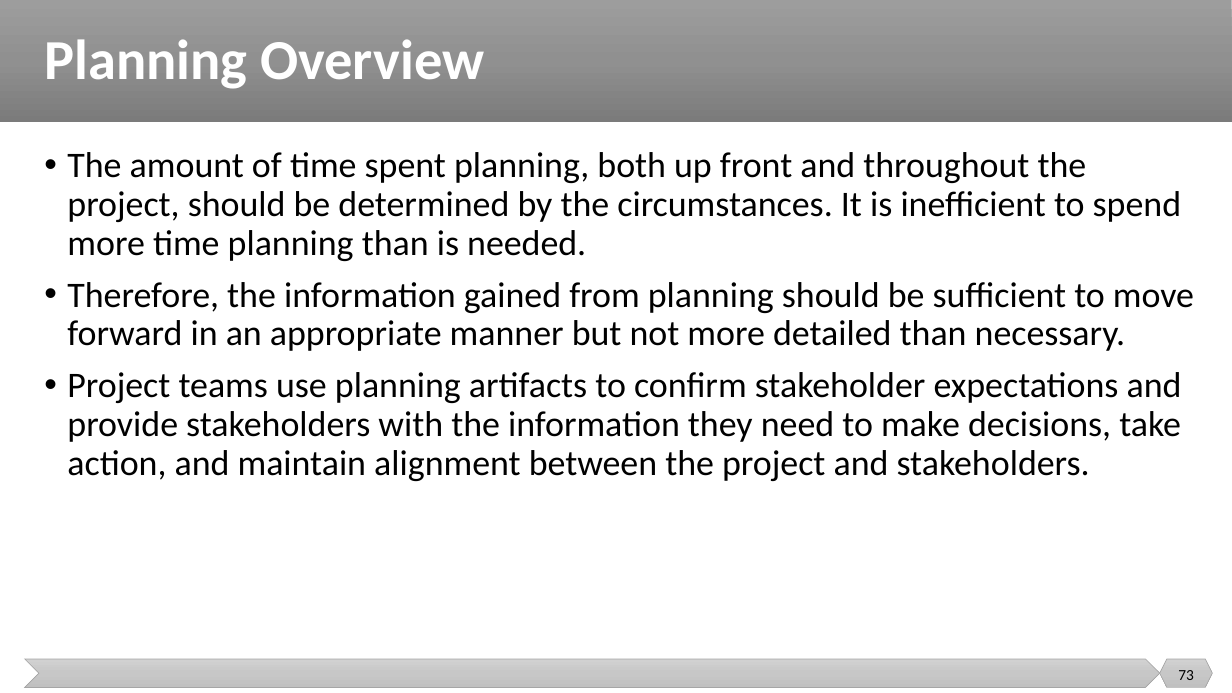
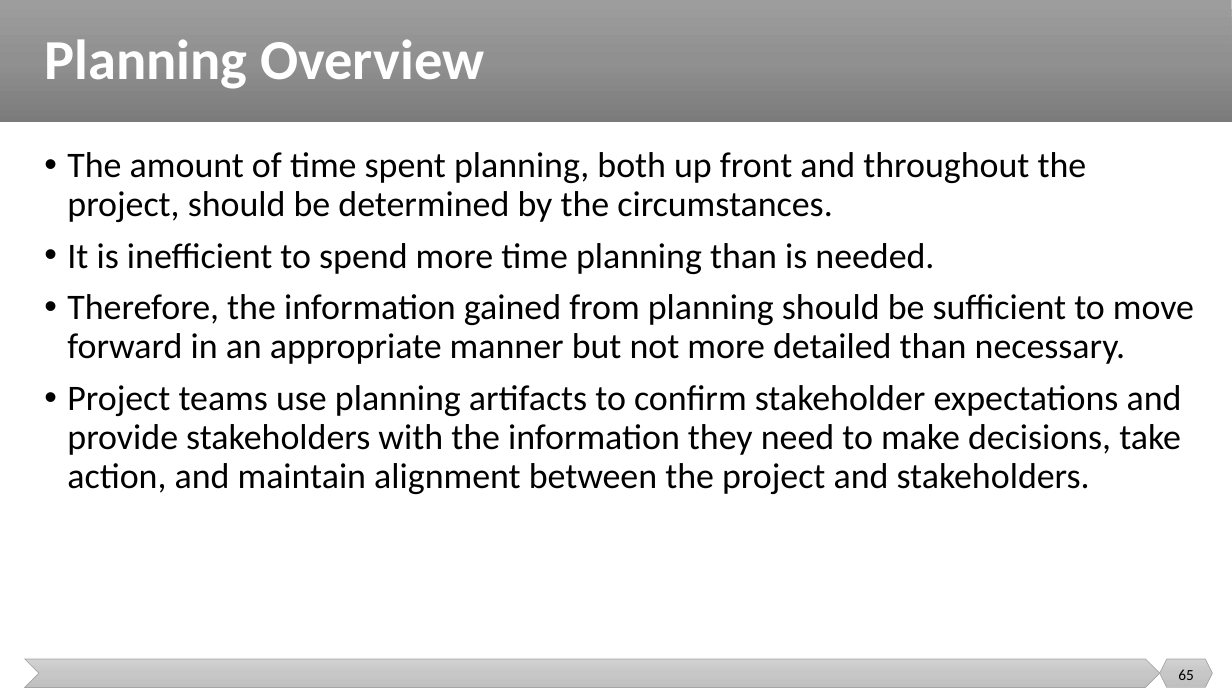
Before and after one commit to malenezi/malenezi, a slide deck: slide 65 of SE423/Lectures/1-Introduction/Project Performance Domains.pptx (slide 73 before the commit). Drawn at 1232x693 pixels with LibreOffice and Linux fonts; fonts in the diff are those of the drawing. Boxes give left, top, right and bottom in pixels: in the first picture for what was removed or moved away, otherwise in the second. Text is boxed around its words. In the diff, an @@ line names an element or a change of style, - is before the commit and + after.

```diff
--- a/SE423/Lectures/1-Introduction/Project Performance Domains.pptx
+++ b/SE423/Lectures/1-Introduction/Project Performance Domains.pptx
@@ text at [67, 152, 1087, 274]: text changed @@
-• The amount of time spent planning, both up front and throughout the project, should be determined by the circumstances. It is inefficient to spend more time planning than is needed.
+• The amount of time spent planning, both up front and throughout the project, should be determined by the circumstances.
+• It is inefficient to spend more time planning than is needed.
@@ page number at [1178, 669, 1194, 680]: text changed @@
-73
+65
```
Also in this commit, not shown: 9 other slides changed, 9 slides removed, 1 other file.
